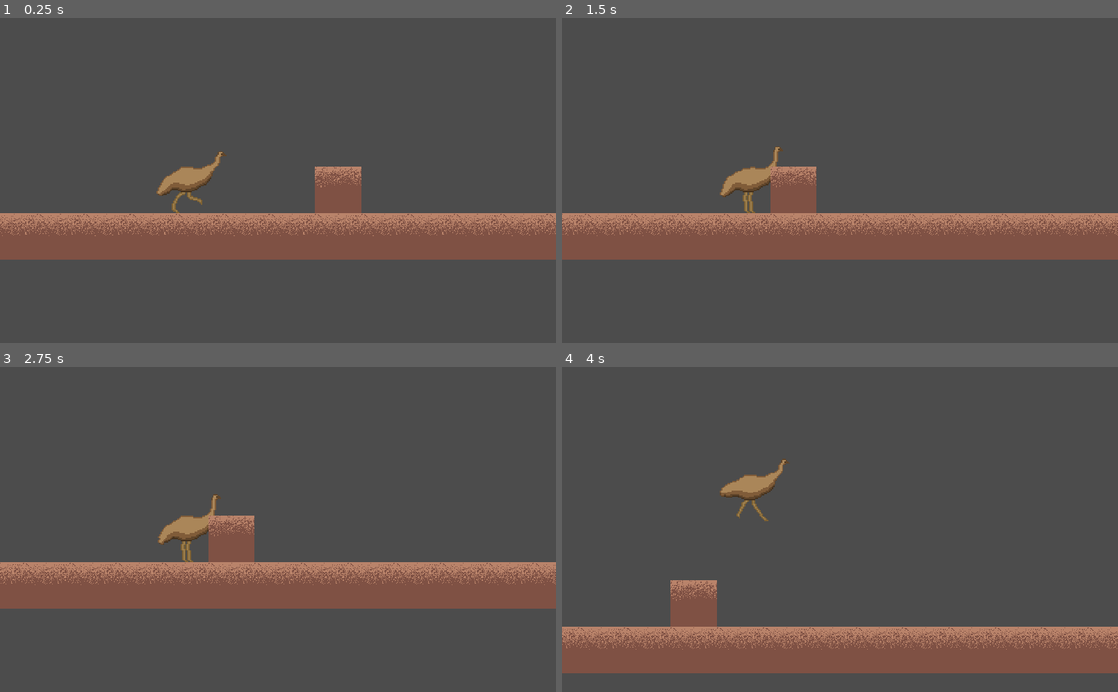
Above: before the commit, frames 1-4 (two rows, left to right).
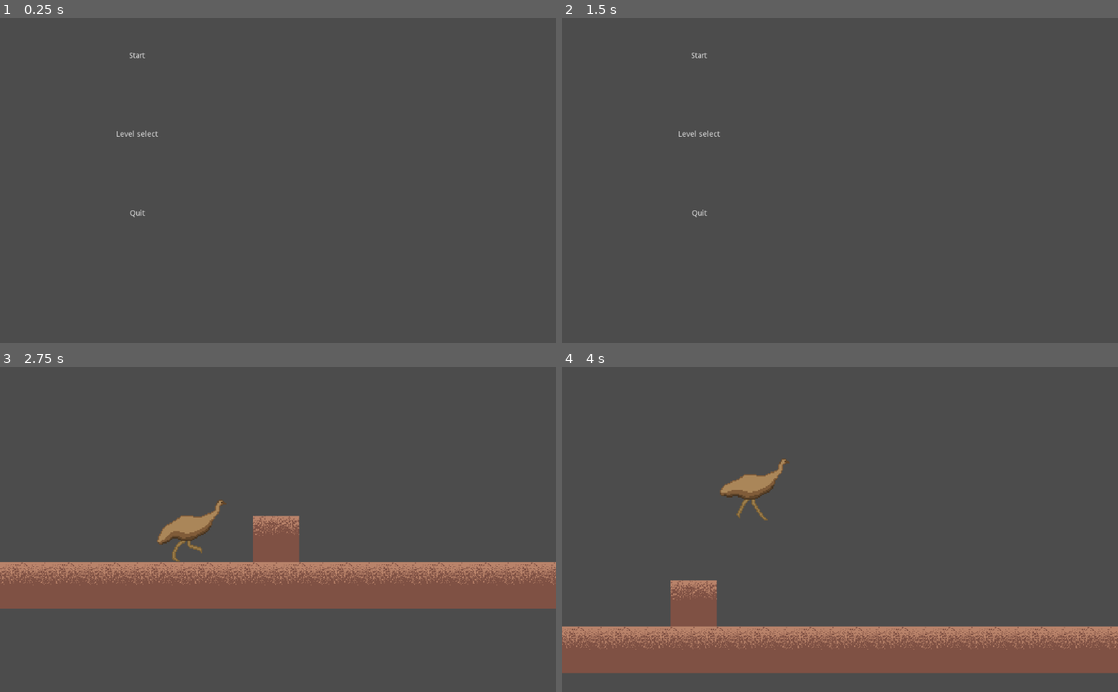
Above: after the commit, the same moments.

Repository: rpromerov/Patformer
Game: Godot game, scene res://Title.tscn
Two runs of this game, one before a commit and one after it. Both use one fixed random seed, a clock stepped at 60 frames per second and the inputs below. Before the commit the project starts from res://World.tscn.
Inputs (mouse positions are in pixels of both pictures, inside the frame that each line leads up to):
- Up to frame 1 (0.25 s): no input
- Up to frame 2 (1.5 s): click (701, 135) at 0.5 s, where only the run after the commit has a clickable "Level select"; click (701, 57) at 1.25 s, where only the run after the commit has a clickable "Start"
- Up to frame 3 (2.75 s): click (139, 406) at 2 s, where only the run after the commit has a clickable "Start"
- Up to frame 4 (4 s): hold Right (ui_right) from 2.78 s (still down); tap Up (ui_up) at 3.02, 3.77 s

The runs differ from the first frame. In frame 1, 16% of the frame differs, in the area x 0-100%, y 10-75%; in frame 2, 16%; in frame 3, 5.0%; in frame 4, 1.5%.

Commit message:
Musica y menu

Diff:
--- /dev/null
+++ b/Title.gd
@@ -0,0 +1,24 @@
+extends HBoxContainer
+
+# class member variables go here, for example:
+# var a = 2
+# var b = "textvar"
+
+func _ready():
+	# Called every time the node is added to the scene.
+	# Initialization here
+	pass
+
+#func _process(delta):
+#	# Called every frame. Delta is time since last frame.
+#	# Update game logic here.
+#	pass
+
+
+func _on_PlayButton_pressed():
+	print ("playing")
+	get_tree().change_scene("res://World.tscn")
+
+
+func _on_QuitButton_pressed():
+	get_tree().quit()
--- /dev/null
+++ b/Title.tscn
@@ -0,0 +1,147 @@
+[gd_scene load_steps=3 format=2]
+
+[ext_resource path="res://Title.gd" type="Script" id=1]
+[ext_resource path="res://Dubakupado.ogg" type="AudioStream" id=2]
+
+[node name="HBoxContainer" type="HBoxContainer"]
+
+anchor_left = 0.0
+anchor_top = 0.0
+anchor_right = 0.0
+anchor_bottom = 0.0
+margin_right = 336.0
+margin_bottom = 432.0
+rect_pivot_offset = Vector2( 0, 0 )
+rect_clip_content = false
+mouse_filter = 1
+mouse_default_cursor_shape = 0
+size_flags_horizontal = 1
+size_flags_vertical = 1
+alignment = 0
+script = ExtResource( 1 )
+
+[node name="Container" type="Container" parent="." index="0"]
+
+anchor_left = 0.0
+anchor_top = 0.0
+anchor_right = 0.0
+anchor_bottom = 0.0
+margin_right = 166.0
+margin_bottom = 432.0
+rect_min_size = Vector2( 32, 0 )
+rect_pivot_offset = Vector2( 0, 0 )
+rect_clip_content = false
+mouse_filter = 0
+mouse_default_cursor_shape = 0
+size_flags_horizontal = 3
+size_flags_vertical = 1
+_sections_unfolded = [ "Focus", "Grow Direction", "Hint", "Margin", "Mouse", "Rect", "Size Flags" ]
+
+[node name="VBoxContainer" type="VBoxContainer" parent="." index="1"]
+
+anchor_left = 0.0
+anchor_top = 0.0
+anchor_right = 0.0
+anchor_bottom = 0.0
+margin_left = 170.0
+margin_right = 336.0
+margin_bottom = 432.0
+rect_pivot_offset = Vector2( 0, 0 )
+rect_clip_content = false
+mouse_filter = 1
+mouse_default_cursor_shape = 0
+size_flags_horizontal = 3
+size_flags_vertical = 1
+alignment = 0
+_sections_unfolded = [ "Size Flags" ]
+
+[node name="MenuButton" type="MenuButton" parent="VBoxContainer" index="0"]
+
+anchor_left = 0.0
+anchor_top = 0.0
+anchor_right = 0.0
+anchor_bottom = 0.0
+margin_right = 166.0
+margin_bottom = 141.0
+rect_pivot_offset = Vector2( 0, 0 )
+rect_clip_content = false
+mouse_filter = 0
+mouse_default_cursor_shape = 0
+size_flags_horizontal = 1
+size_flags_vertical = 3
+toggle_mode = false
+action_mode = 0
+enabled_focus_mode = 0
+shortcut = null
+group = null
+text = "Start"
+flat = true
+align = 1
+items = [  ]
+_sections_unfolded = [ "Size Flags" ]
+
+[node name="MenuButton2" type="MenuButton" parent="VBoxContainer" index="1"]
+
+anchor_left = 0.0
+anchor_top = 0.0
+anchor_right = 0.0
+anchor_bottom = 0.0
+margin_top = 145.0
+margin_right = 166.0
+margin_bottom = 286.0
+rect_pivot_offset = Vector2( 0, 0 )
+rect_clip_content = false
+mouse_filter = 0
+mouse_default_cursor_shape = 0
+size_flags_horizontal = 1
+size_flags_vertical = 3
+toggle_mode = false
+action_mode = 0
+enabled_focus_mode = 0
+shortcut = null
+group = null
+text = "Level select"
+flat = true
+align = 1
+items = [  ]
+_sections_unfolded = [ "Size Flags" ]
+
+[node name="MenuButton3" type="MenuButton" parent="VBoxContainer" index="2"]
+
+anchor_left = 0.0
+anchor_top = 0.0
+anchor_right = 0.0
+anchor_bottom = 0.0
+margin_top = 290.0
+margin_right = 166.0
+margin_bottom = 432.0
+rect_pivot_offset = Vector2( 0, 0 )
+rect_clip_content = false
+mouse_filter = 0
+mouse_default_cursor_shape = 0
+size_flags_horizontal = 1
+size_flags_vertical = 3
+toggle_mode = false
+action_mode = 0
+enabled_focus_mode = 0
+shortcut = null
+group = null
+text = "Quit"
+flat = true
+align = 1
+items = [  ]
+_sections_unfolded = [ "Size Flags" ]
+
+[node name="AudioStreamPlayer2D" type="AudioStreamPlayer2D" parent="." index="2"]
+
+stream = ExtResource( 2 )
+volume_db = 0.0
+autoplay = true
+max_distance = 2000.0
+attenuation = 1.0
+bus = "Master"
+area_mask = 1
+
+[connection signal="pressed" from="VBoxContainer/MenuButton" to="." method="_on_PlayButton_pressed"]
+
+[connection signal="pressed" from="VBoxContainer/MenuButton3" to="." method="_on_QuitButton_pressed"]
--- a/project.godot
+++ b/project.godot
@@ -11,18 +11,16 @@
 [application]
 
 config/name="Patformer"
-run/main_scene="res://World.tscn"
-config/icon="res://Player/Idle/Emu64_Idle1.png"
+run/main_scene="res://Title.tscn"
+config/icon="res://icon.png"
 
 [debug]
 
 settings/fps/force_fps=60
-settings/stdout/print_fps=true
 
 [display]
 
-window/stretch/mode="2d"
-window/stretch/aspect="keep"
+window/size/resizable=false
 
 [importer_defaults]
 
@@ -52,6 +50,7 @@
 
 [rendering]
 
+quality/2d/use_pixel_snap=true
 quality/shadows/filter_mode=0
 environment/default_environment="res://default_env.tres"
 threads/shadows/filter_mode=1
Not shown, added: Dubakupado.ogg.import
Not shown, added: Tafi Maradi no voice.ogg.import
Not shown, added: Tafi Maradi.ogg.import
Not shown, added: Dubakupado.mp3
Not shown, added: Dubakupado.ogg
Not shown, added: Tafi Maradi no voice (1).mp3
Not shown, added: Tafi Maradi no voice.mp3
Not shown, added: Tafi Maradi no voice.ogg
Not shown, added: Tafi Maradi.mp3
Not shown, added: Tafi Maradi.ogg
